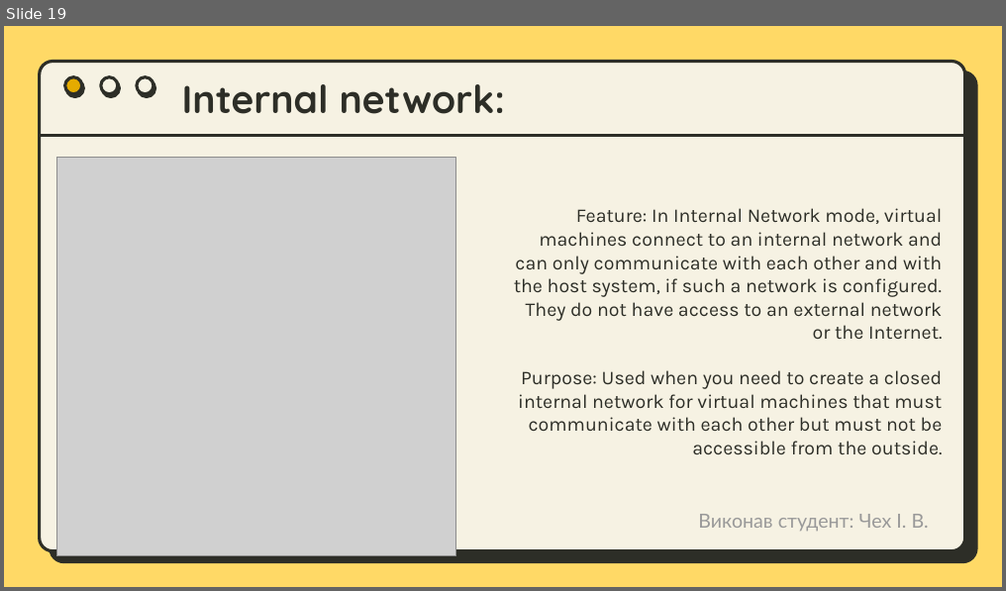
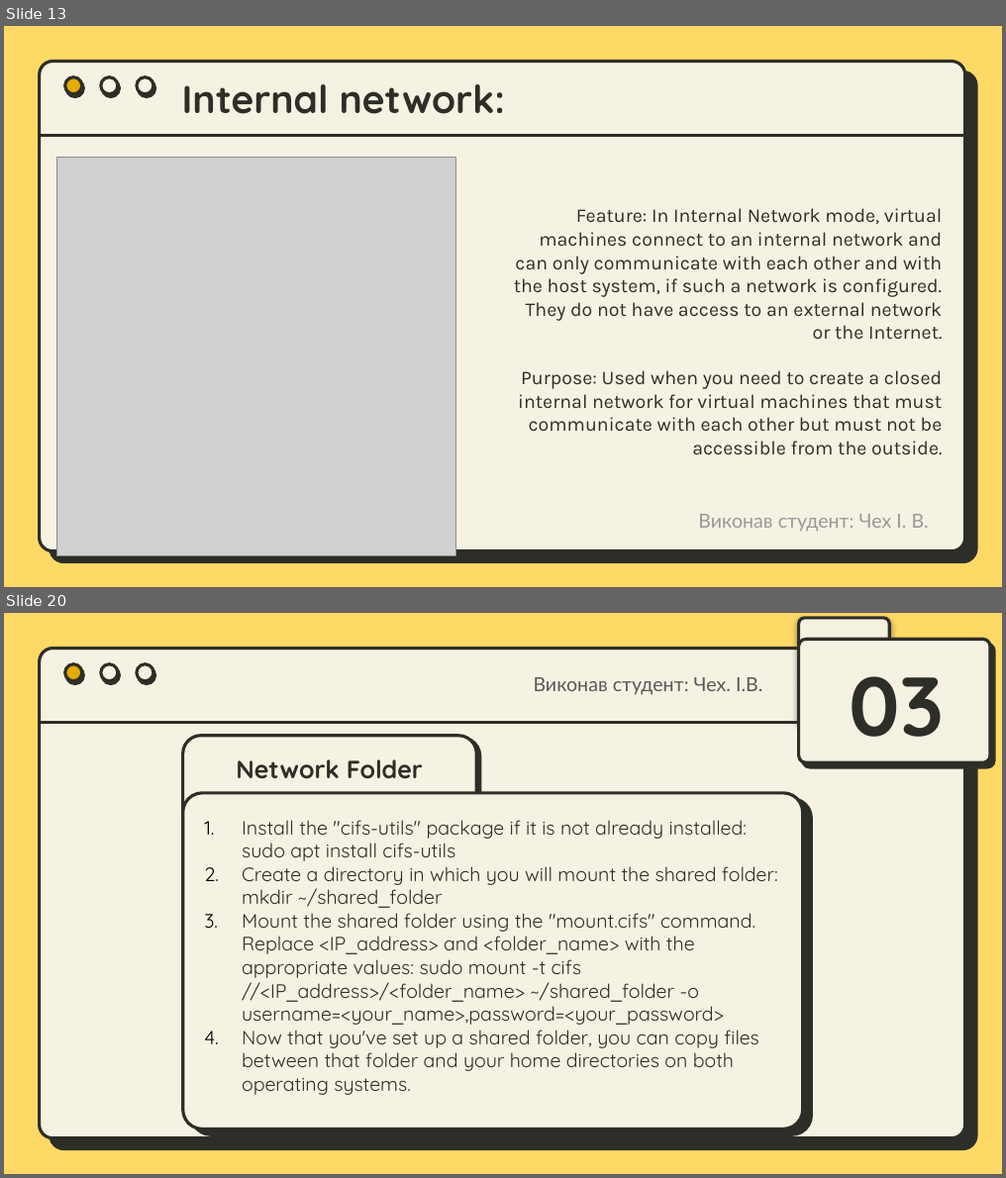
Before and after one commit to IvanChekh/MatematicainsLivesMatter, a slide deck: Workcase №3 .pptx. Shown one above the other, each under a label of ours: slide 19 before the commit, slides 13 and 20 after it; the slides between them are not shown. The pictures are 1006x591 and 1006x1178 pixels, drawn with LibreOffice and Linux fonts; fonts in the diff are those of the drawing; grey boxes stand for pictures. Boxes give left, top, right and bottom in pixels: in the first picture for what was removed or moved away, otherwise in the second. Text is boxed around its words. In the diff, an @@ line names an element or a change of style, - is before the commit and + after.

```diff
--- a/Workcase №3 .pptx
+++ b/Workcase №3 .pptx
@@ slide 20 added at bbox=[4, 613, 1002, 1174], background #FFD966; not listed: 5 template elements that a slide beside it also shows @@
@@ rounded rectangle added at bbox=[798, 618, 889, 724], fill #F6F2E3, outline #2D2E27 2.25 pt @@
@@ rounded rectangle added at bbox=[798, 639, 990, 762], fill #F6F2E3, outline #2D2E27 2.25 pt @@
@@ text added at bbox=[534, 677, 762, 695], 14 pt, text #595959 @@
+Виконав студент: Чех. І.В.
@@ text added at bbox=[849, 676, 944, 737], 60 pt, text #2D2E27, bold @@
+03
@@ rounded rectangle added at bbox=[182, 736, 476, 1024], fill #F6F2E3, outline #2D2E27 2.25 pt @@
@@ title added at bbox=[236, 760, 423, 779], 18 pt, text #2D2E27, bold @@
+Network Folder
@@ rounded rectangle added at bbox=[182, 792, 802, 1129], fill #F6F2E3, outline #2D2E27 2.25 pt @@
@@ text added at bbox=[242, 820, 778, 1095], 14 pt, text #2D2E27 @@
+1. Install the "cifs-utils" package if it is not already installed: sudo apt install cifs-utils
+2. Create a directory in which you will mount the shared folder: mkdir ~/shared_folder
+3. Mount the shared folder using the "mount.cifs" command. Replace <IP_address> and <folder_name> with the appropriate values: sudo mount -t cifs //<IP_address>/<folder_name> ~/shared_folder -o username=<your_name>,password=<your_password>
+4. Now that you've set up a shared folder, you can copy files between that folder and your home directories on both operating systems.
@@ what was slide 19 is now slide 13 @@
```
Also in this commit, not shown: 7 slides changed, 7 other slides added, 8 slides removed.
